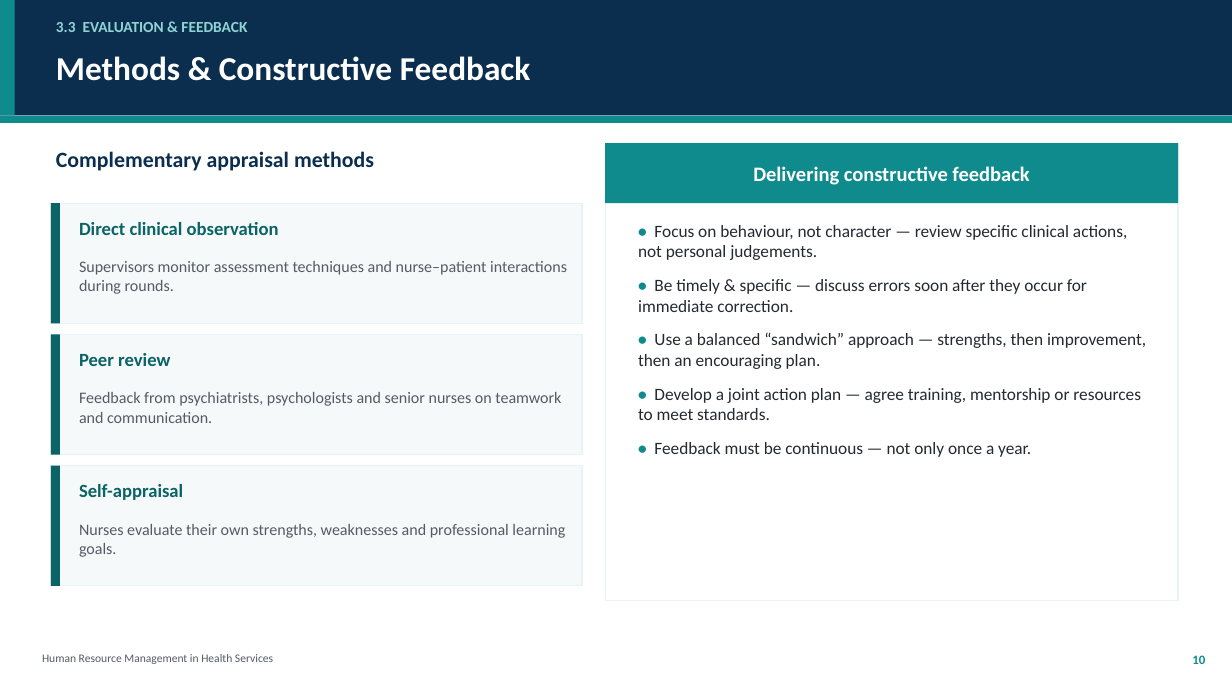
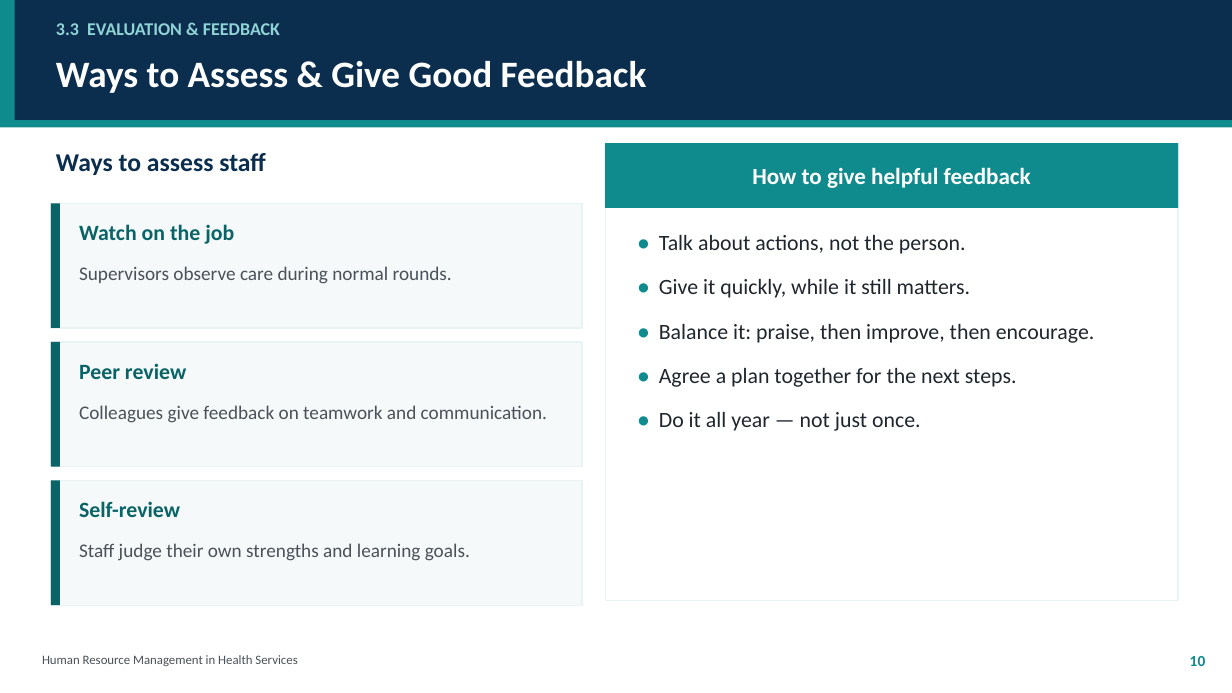
Before and after one commit to kwisanga-roger/mental-health-nurses-learning-helper, a slide deck: slide 10 of HRM_in_Health_Services_Group2.pptx. Drawn at 1232x693 pixels with LibreOffice and Linux fonts; fonts in the diff are those of the drawing. Boxes give left, top, right and bottom in pixels: in the first picture for what was removed or moved away, otherwise in the second. Text is boxed around its words. In the diff, an @@ line names an element or a change of style, - is before the commit and + after.

```diff
--- a/HRM_in_Health_Services_Group2.pptx
+++ b/HRM_in_Health_Services_Group2.pptx
@@ rectangle: place and size @@
-rectangle at <box>0,0,1232,116</box>
+rectangle at <box>0,0,1232,120</box>
@@ rectangle: place and size @@
-rectangle at <box>0,0,15,116</box>
+rectangle at <box>0,0,15,120</box>
@@ text "3.3 EVALUATION & FEEDBACK" at <box>56,23,280,35</box>: size 12 to 14 pt @@
@@ text at <box>56,61,647,93</box>: text changed; size 26 to 29 pt @@
-Methods & Constructive Feedback
+Ways to Assess & Give Good Feedback
@@ rectangle: place and size @@
-rectangle at <box>0,116,1232,123</box>
+rectangle at <box>0,120,1232,128</box>
@@ rectangle: place and size @@
-rectangle at <box>605,143,1178,203</box>
+rectangle at <box>605,143,1178,208</box>
@@ text at <box>56,153,266,175</box>: text changed; size 17 to 20 pt @@
-Complementary appraisal methods
+Ways to assess staff
@@ text at <box>752,167,1031,188</box>: text changed; size 16 to 18 pt @@
-Delivering constructive feedback
+How to give helpful feedback
@@ rectangle: place and size @@
-rectangle at <box>51,203,582,323</box>
+rectangle at <box>51,203,582,328</box>
@@ rectangle: place and size @@
-rectangle at <box>51,203,60,323</box>
+rectangle at <box>51,203,60,328</box>
@@ text at <box>79,224,234,244</box>: text changed; size 14.5 to 17 pt @@
-Direct clinical observation
+Watch on the job
@@ text at <box>659,235,1095,431</box>: text changed; size 13.5 to 17 pt; text colour #232A31 to #1F262D @@
-• Focus on behaviour, not character — review specific clinical actions, not personal judgements.
-• Be timely & specific — discuss errors soon after they occur for immediate correction.
-• Use a balanced “sandwich” approach — strengths, then improvement, then an encouraging plan.
-• Develop a joint action plan — agree training, mentorship or resources to meet standards.
-• Feedback must be continuous — not only once a year.
+• Talk about actions, not the person.
+• Give it quickly, while it still matters.
+• Balance it: praise, then improve, then encourage.
+• Agree a plan together for the next steps.
+• Do it all year — not just once.
@@ text at <box>79,266,452,284</box>: text changed; size 12.5 to 15 pt; text colour #555B63 to #4A5159 @@
-Supervisors monitor assessment techniques and nurse–patient interactions during rounds.
+Supervisors observe care during normal rounds.
@@ rectangle: place and size @@
-rectangle at <box>51,335,582,455</box>
+rectangle at <box>51,342,582,467</box>
@@ rectangle: place and size @@
-rectangle at <box>51,335,60,455</box>
+rectangle at <box>51,342,60,467</box>
@@ text "Peer review": place and size @@
-text "Peer review" at <box>79,353,170,366</box>
+text "Peer review" at <box>79,363,186,379</box>
@@ text "Peer review" at <box>79,363,186,379</box>: size 14.5 to 17 pt @@
@@ text at <box>79,405,547,423</box>: text changed; size 12.5 to 15 pt; text colour #555B63 to #4A5159 @@
-Feedback from psychiatrists, psychologists and senior nurses on teamwork and communication.
+Colleagues give feedback on teamwork and communication.
@@ rectangle: place and size @@
-rectangle at <box>51,466,582,586</box>
+rectangle at <box>51,481,582,605</box>
@@ rectangle: place and size @@
-rectangle at <box>51,466,60,586</box>
+rectangle at <box>51,481,60,605</box>
@@ text at <box>79,501,180,517</box>: text changed; size 14.5 to 17 pt @@
-Self-appraisal
+Self-review
@@ text at <box>79,543,470,561</box>: text changed; size 12.5 to 15 pt; text colour #555B63 to #4A5159 @@
-Nurses evaluate their own strengths, weaknesses and professional learning goals.
+Staff judge their own strengths and learning goals.
@@ text "Human Resource Management in Health ..." at <box>42,655,297,666</box>: size 9 to 10 pt, text colour #555B63 to #4A5159 @@
@@ text "10" at <box>1190,656,1206,666</box>: size 10 to 12 pt @@
```
Also in this commit, not shown: 11 other slides changed, 3 slides added, 3 slides removed.
